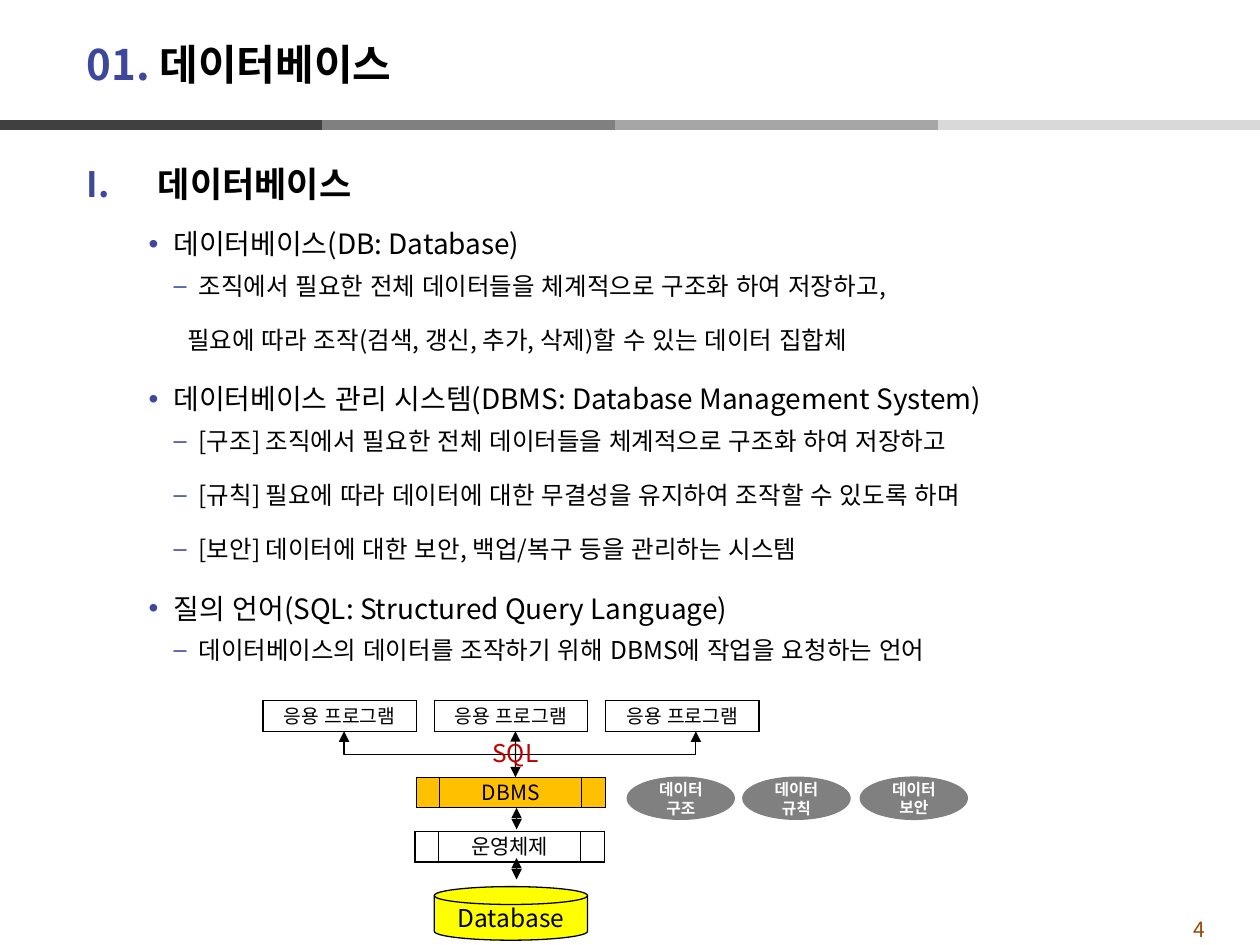
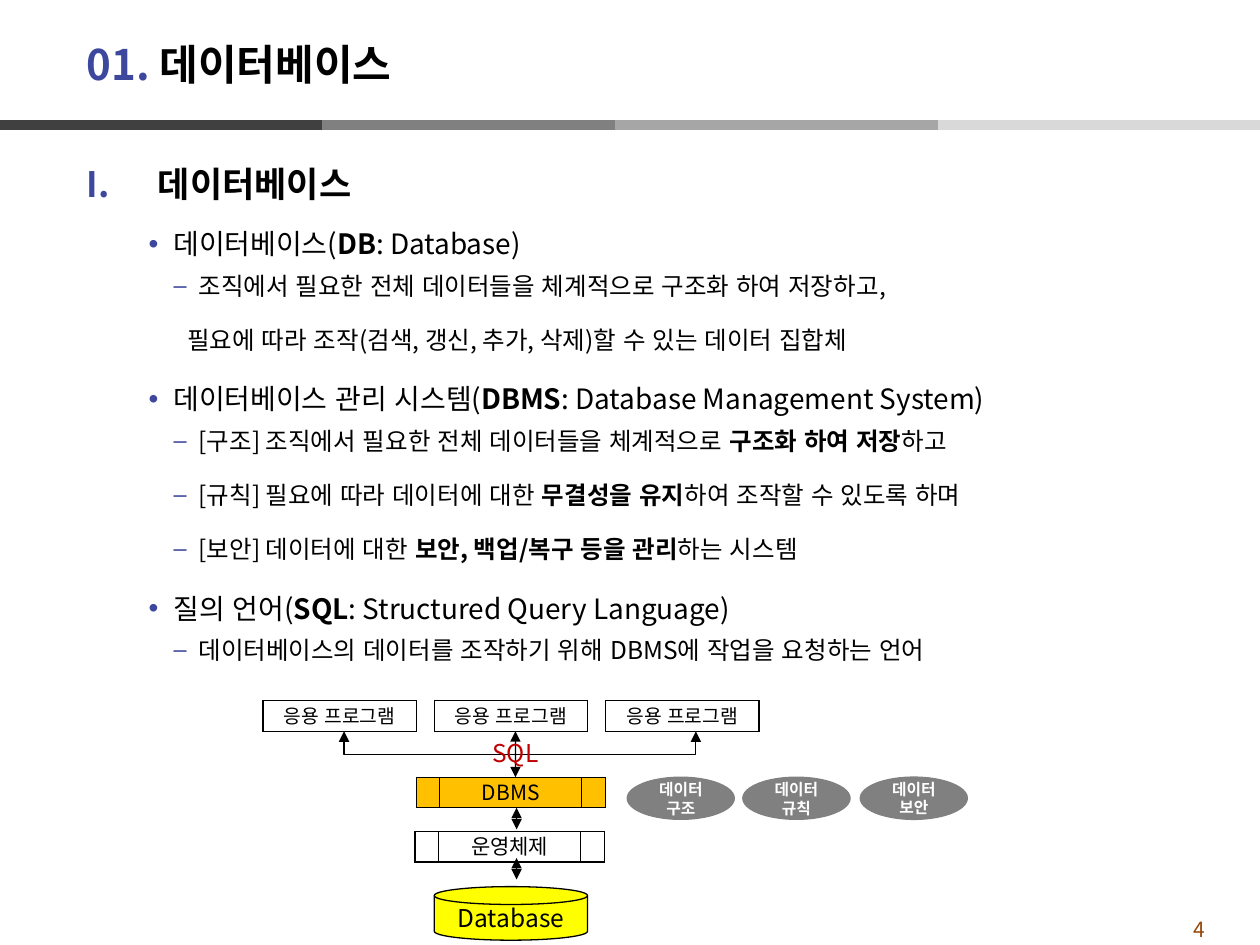
Before and after one commit to dndxor/BCPy, a slide deck: slide 4 of Ch14-Database연동.pptx. Drawn at 1260x945 pixels with LibreOffice and Linux fonts; fonts in the diff are those of the drawing. Boxes give left, top, right and bottom in pixels: in the first picture for what was removed or moved away, otherwise in the second. Text is boxed around its words. In the diff, an @@ line names an element or a change of style, - is before the commit and + after.

```diff
--- a/Ch14-Database연동.pptx
+++ b/Ch14-Database연동.pptx
@@ text at [174, 231, 984, 626]: bold on in "데이터베이스(DB:", "시스템(DBMS:", "구조화 하여 저장하고", "무결성을 유지하여" and 2 more places @@
```
Also in this commit, not shown: 15 other slides changed, 1 slide removed, 42 other files.
